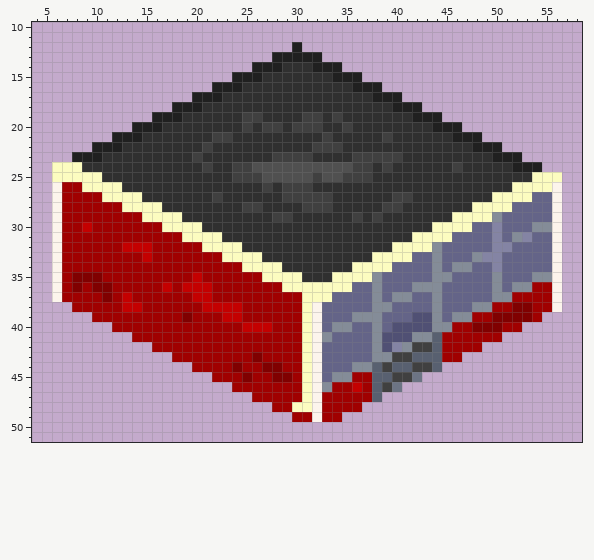
One commit to this sprite sheet: industries/school/5.png. Above: the version before the commit.
The file is 64x68 pixels. Shown: x 4..58, y 10..51.
The same view after the edit:
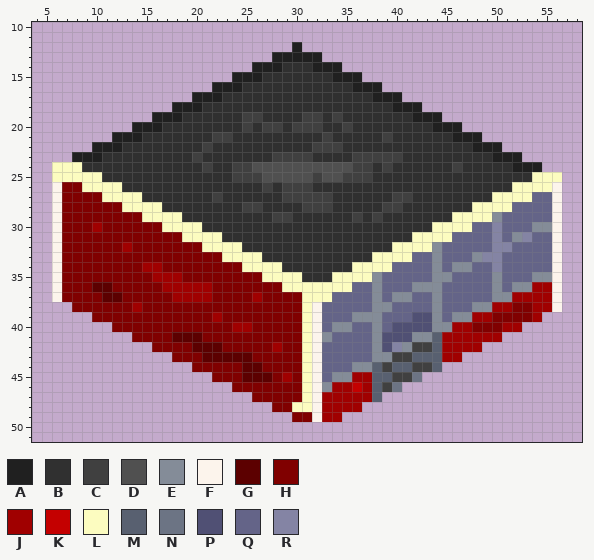
Palette (. is transparent): A #202020  B #303030  C #404040  D #505050  E #848c98  F #fcf4ec  G #5c0000  H #800000  J #a00000  K #c40000  L #fcfcc0  M #586070  N #6c7484  P #505074  Q #646488  R #8484a4
Diff:
y 26: x 7..8 JJ -> HH
y 27: x 7..10 JJJJ -> HHHH
y 28: x 7..12 JJJJJJ -> HHHHHH
y 29: x 7..14 JJJJJJJJ -> HHHHHHHH
y 30: x 7..9 JJK -> HHH; x 11..16 JJJJJJ -> HHHHHH
y 31: x 7..18 JJJJJJJJJJJJ -> HHHHHHHHHHHH
y 32: x 7..20 JJJJJJKKKJJJJJ -> HHHHHHJHHHHHHH
y 33: x 7..22 JJJJJJJJKJJJJJJJ -> HHHHHHHHHHHHHHHH
y 34: x 7..14 JJJJJJJJ -> HHHHHHHH; x 17..24 JJJJJJJJ -> HHHHHHHH
y 35: x 7 J -> H; x 11..15 JJJJJ -> HHHHH; x 19..26 JKJJJJJJ -> HHHHHHHH
y 36: x 7 J -> H; x 9..17 JHHJJJJJK -> HGGHHHHHJ; x 19..28 KKKJJJJJJJ -> JJJHHHHHHH
y 37: x 7..17 JJJJHJKJJJJ -> HHHHGGHHHHH; x 20..25 KKJJJJ -> JJHHHH; x 27..30 JJJJ -> HHHH
y 38: x 8..30 JJJJJKKJJJJJJKKKKJJJJJJ -> HHHHHHJHHHHHHHHHHHHHHHH
y 39: x 10..18 JJJJJJJJJ -> HHHHHHHHH; x 20..21 JJ -> HH; x 23..30 KKJJJJJJ -> HHHHHHHH
y 40: x 12..23 JJJJJJJJJJJJ -> HHHHHHHHHHHH; x 25..30 KKKJJJ -> JHHHHH
y 41: x 14..30 JJJJJJJJJJJJJJJJJ -> HHHHGGGHHHHHHHHHH
y 42: x 16..27 JJJJJJJJJJJJ -> HHHHGGGHHHHH; x 29..30 JJ -> HH
y 43: x 18..25 JJJJJJJJ -> HHHGGGGG; x 27..30 JJJJ -> HHHH
y 44: x 20..23 JJJJ -> HHHH; x 25..26 JJ -> GG; x 29..30 JJ -> HH
y 45: x 22..27 JJJHJJ -> HHHGGG; x 29..30 HJ -> JH
y 46: x 24..30 JJJJJJJ -> HHHHHHH
y 47: x 26..30 JJJJJ -> HHHHH
y 48: x 28..29 JJ -> HH
y 49: x 30..31 JJ -> HH
Where, in picture pixels (left, top, right, bottom), the same in both pictures:
changed: (62, 182, 312, 422)
